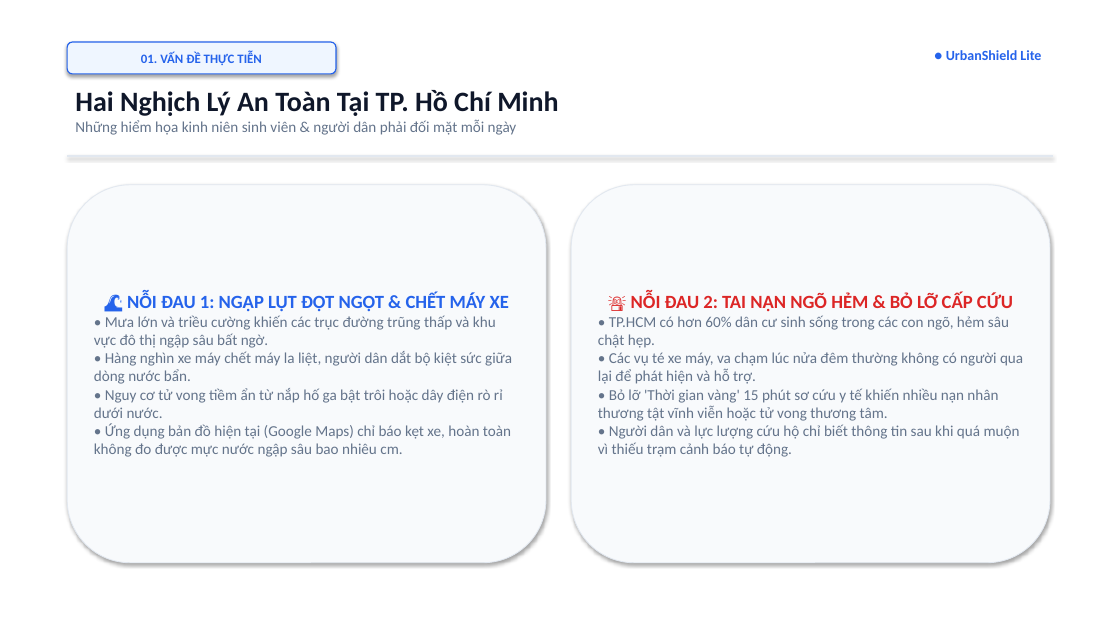
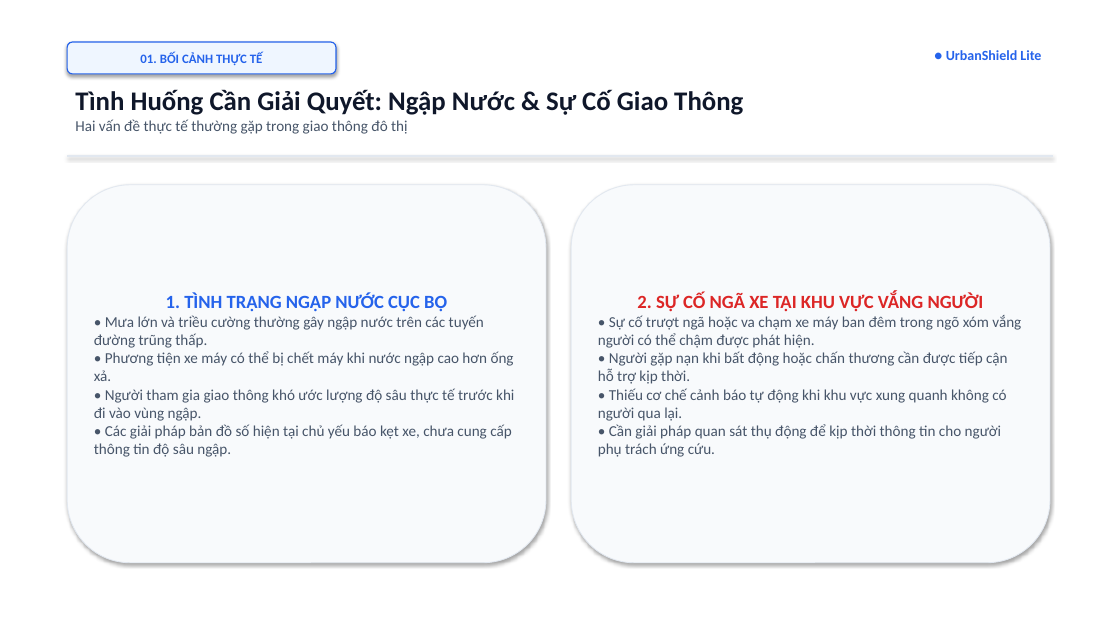
Before and after one commit to nphat-code/sgu-hackathon-2026-ai, a slide deck: slide 2 of SingleNode_UrbanShieldLite_Slides.pptx. Drawn at 1120x630 pixels with LibreOffice and Linux fonts; fonts in the diff are those of the drawing. Boxes give left, top, right and bottom in pixels: in the first picture for what was removed or moved away, otherwise in the second. Text is boxed around its words. In the diff, an @@ line names an element or a change of style, - is before the commit and + after.

```diff
--- a/SingleNode_UrbanShieldLite_Slides.pptx
+++ b/SingleNode_UrbanShieldLite_Slides.pptx
@@ text in rounded rectangle at (140,52,263,65): text changed @@
-01. VẤN ĐỀ THỰC TIỄN
+01. BỐI CẢNH THỰC TẾ
@@ text at (75,89,743,134): text changed; size 13 to 23 pt; text colour #64748B to #0F172A; bold on @@
-Hai Nghịch Lý An Toàn Tại TP. Hồ Chí Minh
-Những hiểm họa kinh niên sinh viên & người dân phải đối mặt mỗi ngày
+Tình Huống Cần Giải Quyết: Ngập Nước & Sự Cố Giao Thông
+Hai vấn đề thực tế thường gặp trong giao thông đô thị
@@ text in rounded rectangle at (94,293,514,457): text changed; text colour #64748B to #475569 @@
-🌊 NỖI ĐAU 1: NGẬP LỤT ĐỘT NGỘT & CHẾT MÁY XE
-• Mưa lớn và triều cường khiến các trục đường trũng thấp và khu vực đô thị ngập sâu bất ngờ.
-• Hàng nghìn xe máy chết máy la liệt, người dân dắt bộ kiệt sức giữa dòng nước bẩn.
-• Nguy cơ tử vong tiềm ẩn từ nắp hố ga bật trôi hoặc dây điện rò rỉ dưới nước.
-• Ứng dụng bản đồ hiện tại (Google Maps) chỉ báo kẹt xe, hoàn toàn không đo được mực nước ngập sâu bao nhiêu cm.
+1. TÌNH TRẠNG NGẬP NƯỚC CỤC BỘ
+• Mưa lớn và triều cường thường gây ngập nước trên các tuyến đường trũng thấp.
+• Phương tiện xe máy có thể bị chết máy khi nước ngập cao hơn ống xả.
+• Người tham gia giao thông khó ước lượng độ sâu thực tế trước khi đi vào vùng ngập.
+• Các giải pháp bản đồ số hiện tại chủ yếu báo kẹt xe, chưa cung cấp thông tin độ sâu ngập.
@@ text in rounded rectangle at (598,293,1021,457): text changed; text colour #64748B to #475569 @@
-🚨 NỖI ĐAU 2: TAI NẠN NGÕ HẺM & BỎ LỠ CẤP CỨU
-• TP.HCM có hơn 60% dân cư sinh sống trong các con ngõ, hẻm sâu chật hẹp.
-• Các vụ té xe máy, va chạm lúc nửa đêm thường không có người qua lại để phát hiện và hỗ trợ.
-• Bỏ lỡ 'Thời gian vàng' 15 phút sơ cứu y tế khiến nhiều nạn nhân thương tật vĩnh viễn hoặc tử vong thương tâm.
-• Người dân và lực lượng cứu hộ chỉ biết thông tin sau khi quá muộn vì thiếu trạm cảnh báo tự động.
+2. SỰ CỐ NGÃ XE TẠI KHU VỰC VẮNG NGƯỜI
+• Sự cố trượt ngã hoặc va chạm xe máy ban đêm trong ngõ xóm vắng người có thể chậm được phát hiện.
+• Người gặp nạn khi bất động hoặc chấn thương cần được tiếp cận hỗ trợ kịp thời.
+• Thiếu cơ chế cảnh báo tự động khi khu vực xung quanh không có người qua lại.
+• Cần giải pháp quan sát thụ động để kịp thời thông tin cho người phụ trách ứng cứu.
```
Also in this commit, not shown: 7 other slides changed, 7 other files.
